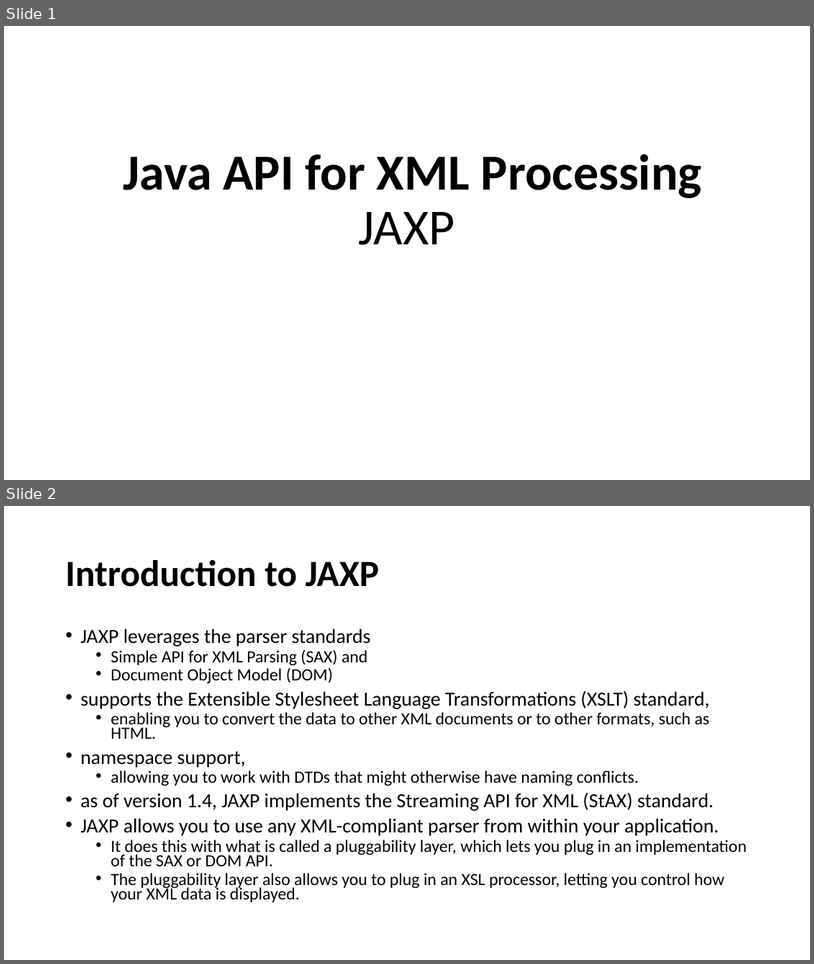
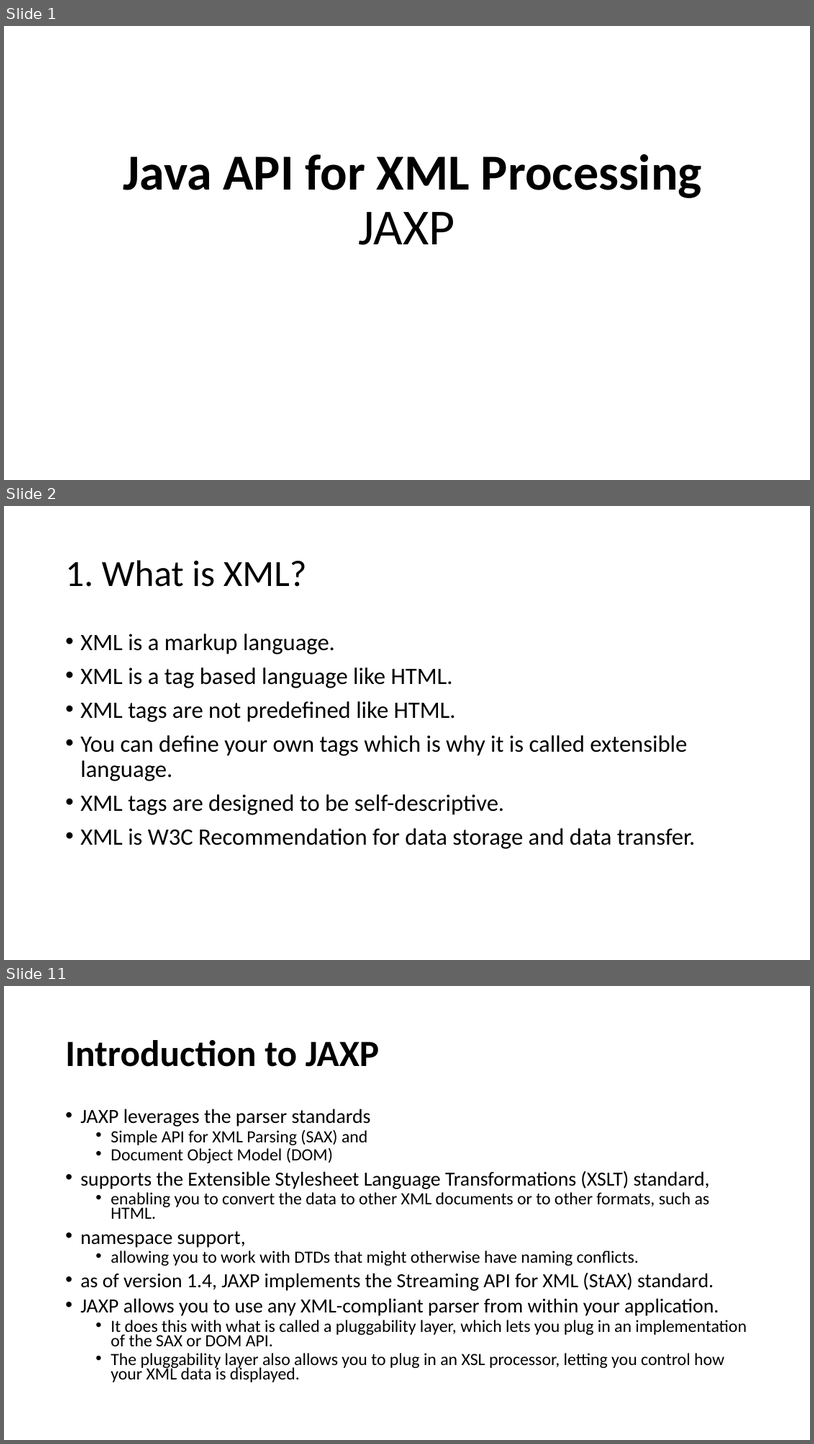
Before and after one commit to lawren43/mytest-repo, a slide deck: java-xml-tutorial/doc/20190608-JAXP-v2.pptx. Shown one above the other, each under a label of ours: slides 1 and 2 before the commit, slides 1, 2 and 11 after it; the slides between them are not shown. The pictures are 814x964 and 814x1444 pixels, drawn with LibreOffice and Linux fonts; fonts in the diff are those of the drawing. Boxes give left, top, right and bottom in pixels: in the first picture for what was removed or moved away, otherwise in the second. Text is boxed around its words. In the diff, an @@ line names an element or a change of style, - is before the commit and + after.

```diff
--- a/java-xml-tutorial/doc/20190608-JAXP-v2.pptx
+++ b/java-xml-tutorial/doc/20190608-JAXP-v2.pptx
@@ slide 2 added at bbox=[4, 506, 810, 960], background #FFFFFF @@
@@ title added at bbox=[65, 560, 307, 587], 44 pt, text #000000 @@
+1. What is XML?
@@ text added at bbox=[80, 633, 696, 849], 28 pt, text #000000 @@
+• XML is a markup language.
+• XML is a tag based language like HTML.
+• XML tags are not predefined like HTML.
+• You can define your own tags which is why it is called extensible language.
+• XML tags are designed to be self-descriptive.
+• XML is W3C Recommendation for data storage and data transfer.
@@ what was slide 2 is now slide 11 @@
```
Also in this commit, not shown: 1 slide changed, 8 other slides added, 3 other files.
